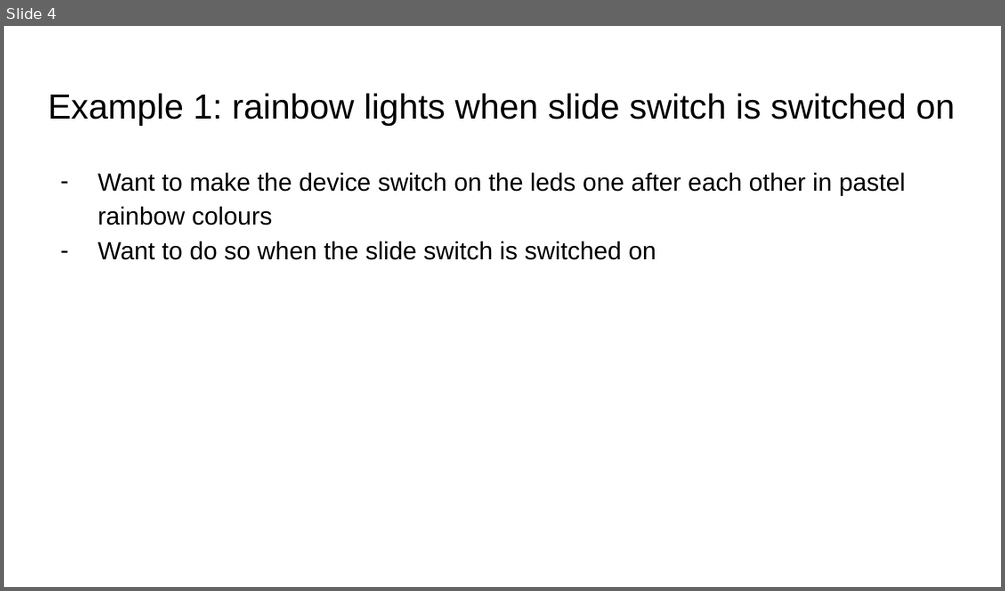
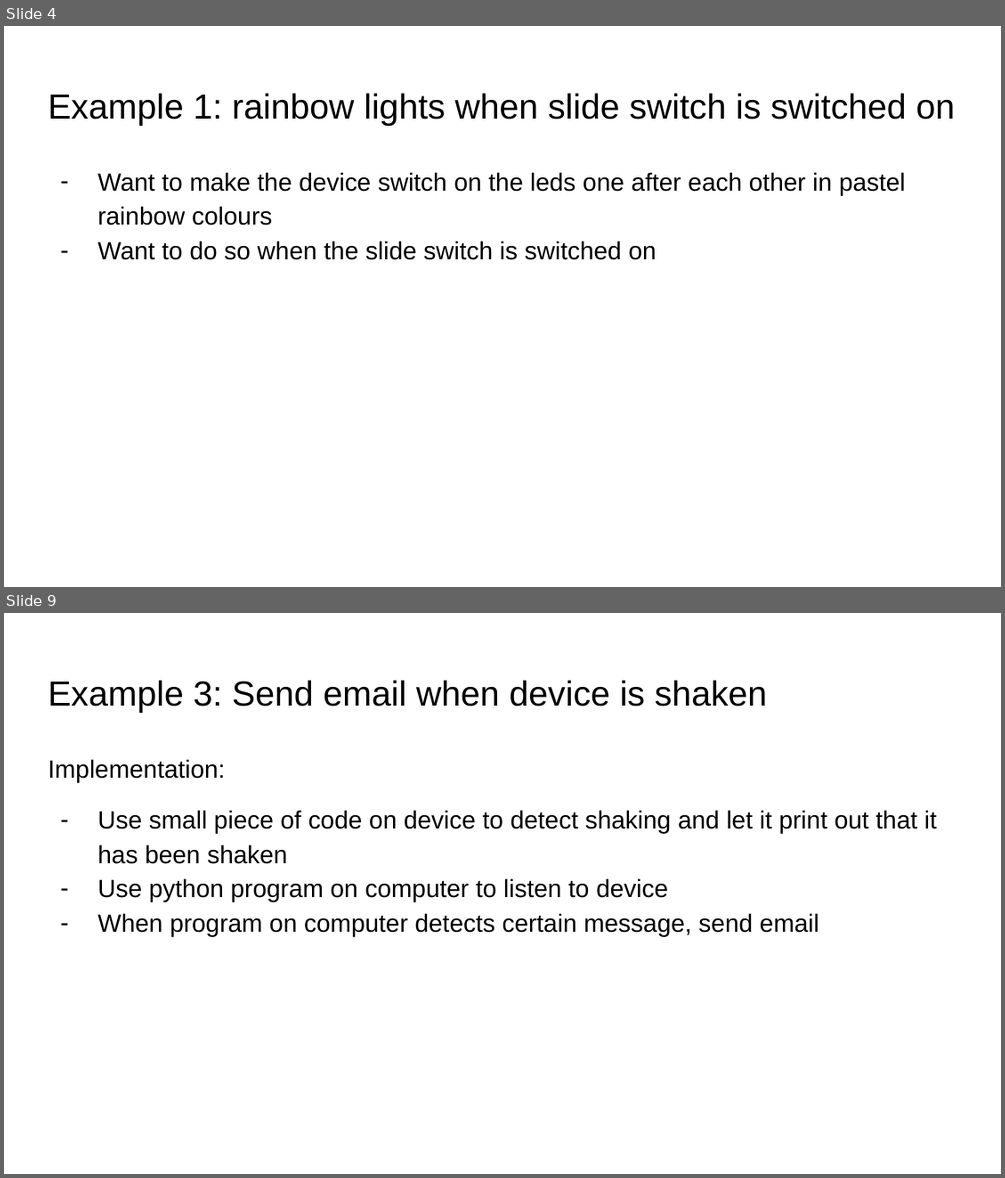
Before and after one commit to MissMathmagician0/circuitpython-intro, a slide deck: presentation/CircuitPython intro.pptx. Shown one above the other, each under a label of ours: slide 4 before the commit, slides 4 and 9 after it; the slides between them are not shown. The pictures are 1005x591 and 1005x1178 pixels, drawn with LibreOffice and Linux fonts; fonts in the diff are those of the drawing. Boxes give left, top, right and bottom in pixels: in the first picture for what was removed or moved away, otherwise in the second. Text is boxed around its words. In the diff, an @@ line names an element or a change of style, - is before the commit and + after.

```diff
--- a/presentation/CircuitPython intro.pptx
+++ b/presentation/CircuitPython intro.pptx
@@ slide 9 added at bbox=[4, 613, 1001, 1174], background #FFFFFF @@
@@ title added at bbox=[48, 680, 767, 713], 25.2 pt, text #000000 @@
+Example 3: Send email when device is shaken
@@ text added at bbox=[48, 759, 937, 936], 18 pt, text #000000 @@
+Implementation:
+– Use small piece of code on device to detect shaking and let it print out that it has been shaken
+– Use python program on computer to listen to device
+– When program on computer detects certain message, send email
```
Also in this commit, not shown: 2 slides changed, 5 other slides added.
